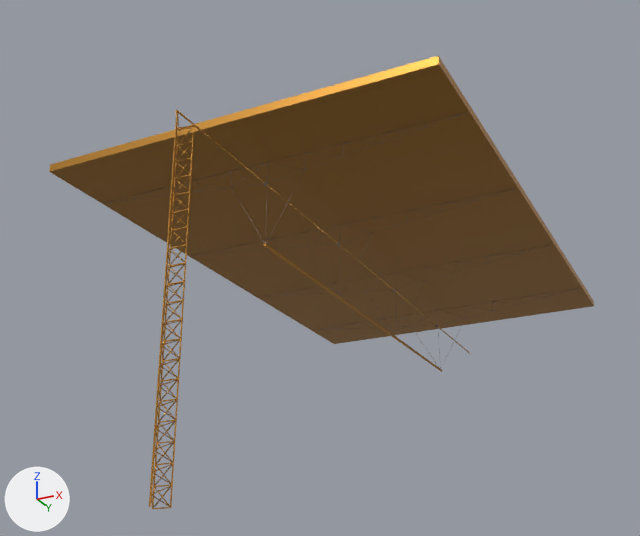
A saved change to the glTF model Assets/Solar_Panel_Units/Solar_Panel_Unit.glb.
The view is the same before and after, from a 50 mm camera at (2.39, -3.15, -0.47) aimed at (-0.17, 1.97, 1.84). Every picture has the same lights, and +X, +Y and +Z are marked at lower left. Where no turn or scale is listed for an object, it has been applied to the vertices.

Script lines for the objects in view, before the commit:
```python
me_cube_012 = bpy.data.meshes.new('Cube.012')
me_cube_012.from_pydata(...)  # 1675 vertices, 4260 faces; spans x -0.05..0.05, y -0.01..4.83, z 0.0..1.96
me_cube_012.materials.append(mat_caramel_metallic)  # orange #bb873d
me_cube_047 = bpy.data.meshes.new('Cube.047')
me_cube_047.from_pydata(...)  # 700 vertices, 1616 faces; spans x -1.25..1.25, y -2.0..2.0, z -0.55..0.05
# faces by material slot: [8, 40, 1568]
me_cube_047.materials.append(mat_solarcell)  # black #140526
me_cube_047.materials.append(mat_caramel_metallic)  # orange #bb873d
me_cube_047.materials.append(mat_cask_semigloss)  # grey #948280
ob_solarpanel_m = bpy.data.objects.new('SolarPanel_M', me_cube_047)
ob_solarpanel_m.location = (0.014, 2.408, 2.099)
ob_truss_tower_solarpanels_m = bpy.data.objects.new('Truss_Tower_SolarPanels_M', me_cube_012)
ob_truss_tower_solarpanels_m.location = (0.001, 0.0, 0.0)
```
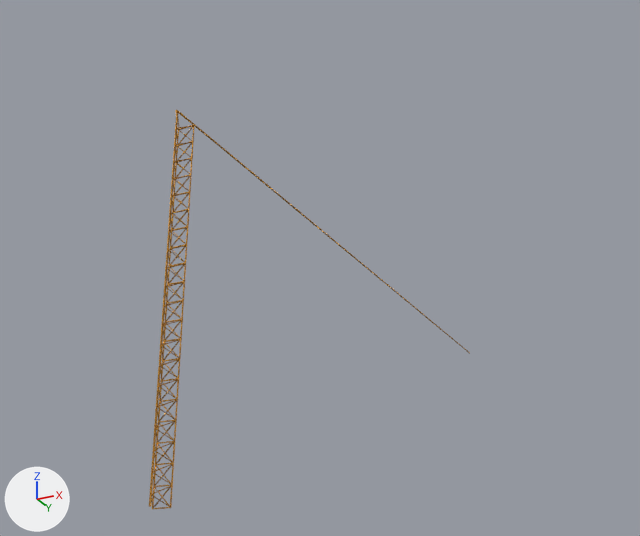
The newer file is also rescaled (x10.0) as a whole; pictures and numbers use the older file's frame.

What the commit changed:
Object 'SolarPanel_M' (ob_solarpanel_m) is deleted.

Changed parts and their boxes [x1, y1, x2, y2] in the pictures (640 x 536 px):
'SolarPanel_M', deleted: before [49, 56, 594, 372]
    faces in mat_caramel_metallic (orange #bb873d): [49, 56, 594, 372]
    faces in mat_cask_semigloss (grey #948280): [106, 113, 580, 368]
